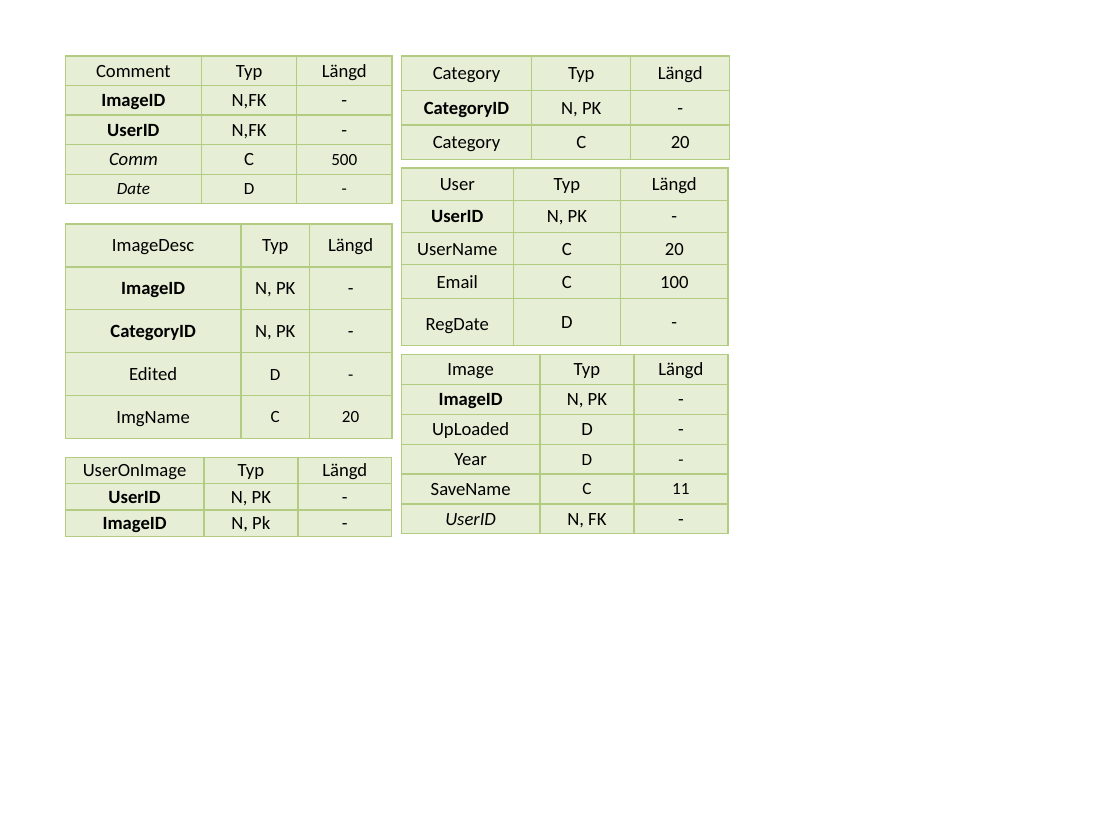
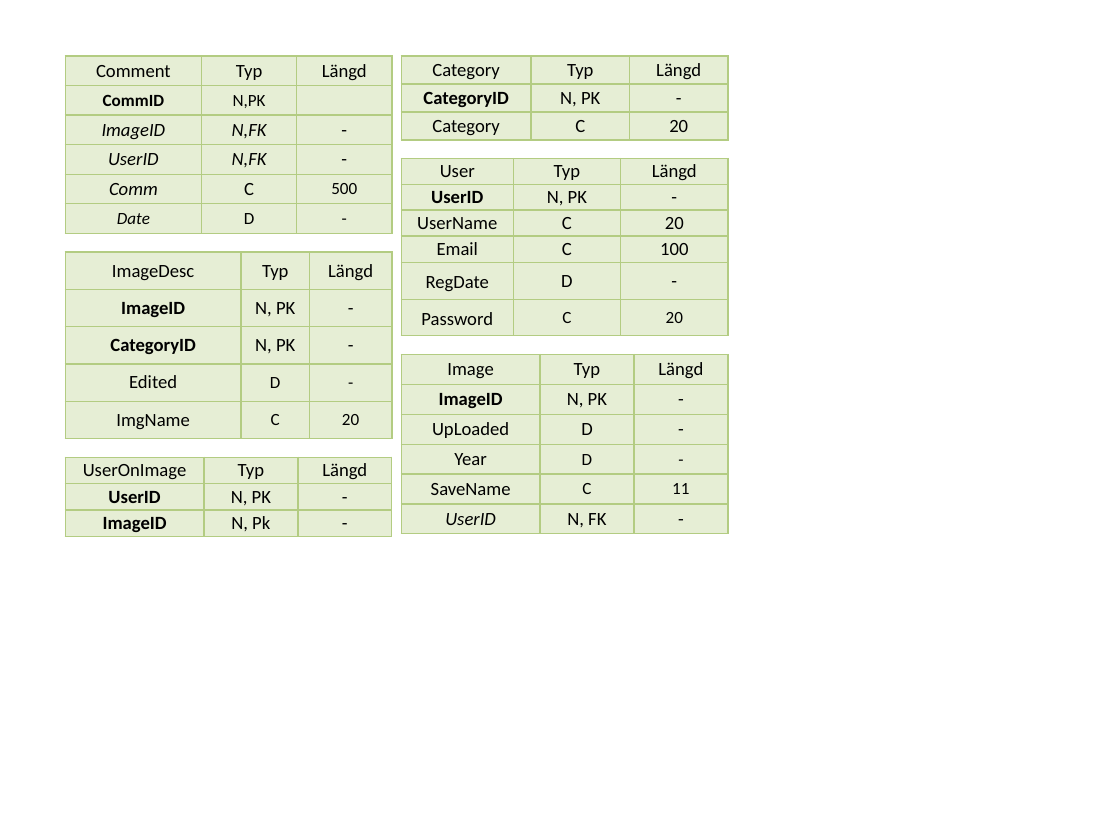
Before and after one commit to Grenmyr/vt14-3-1-individuellt-arbete, a slide deck: slide 3 of Databasteknik AKS/projektet.pptx. Drawn at 1120x840 pixels with LibreOffice and Linux fonts; fonts in the diff are those of the drawing. Boxes give left, top, right and bottom in pixels: in the first picture for what was removed or moved away, otherwise in the second. Text is boxed around its words. In the diff, an @@ line names an element or a change of style, - is before the commit and + after.

```diff
--- a/Databasteknik AKS/projektet.pptx
+++ b/Databasteknik AKS/projektet.pptx
@@ table at bbox=[65, 56, 392, 233] @@
+row 2: CommID | N,PK | 
@@ table: place and size @@
-table at bbox=[401, 56, 728, 159]
+table at bbox=[401, 56, 728, 140]
@@ table at bbox=[401, 159, 728, 336] @@
+row 6: Password | C | 20
@@ table: place and size @@
-table at bbox=[401, 168, 728, 345]
+table at bbox=[401, 159, 728, 336]
@@ table: place and size @@
-table at bbox=[65, 224, 392, 439]
+table at bbox=[65, 252, 392, 439]
```
Also in this commit, not shown: 5 other slides changed, 1 other file.
